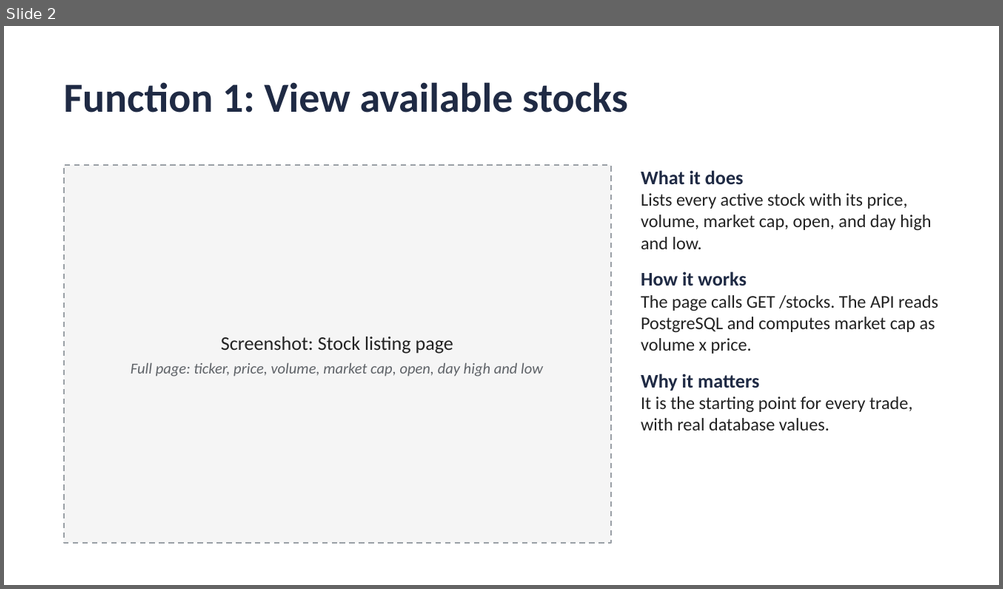
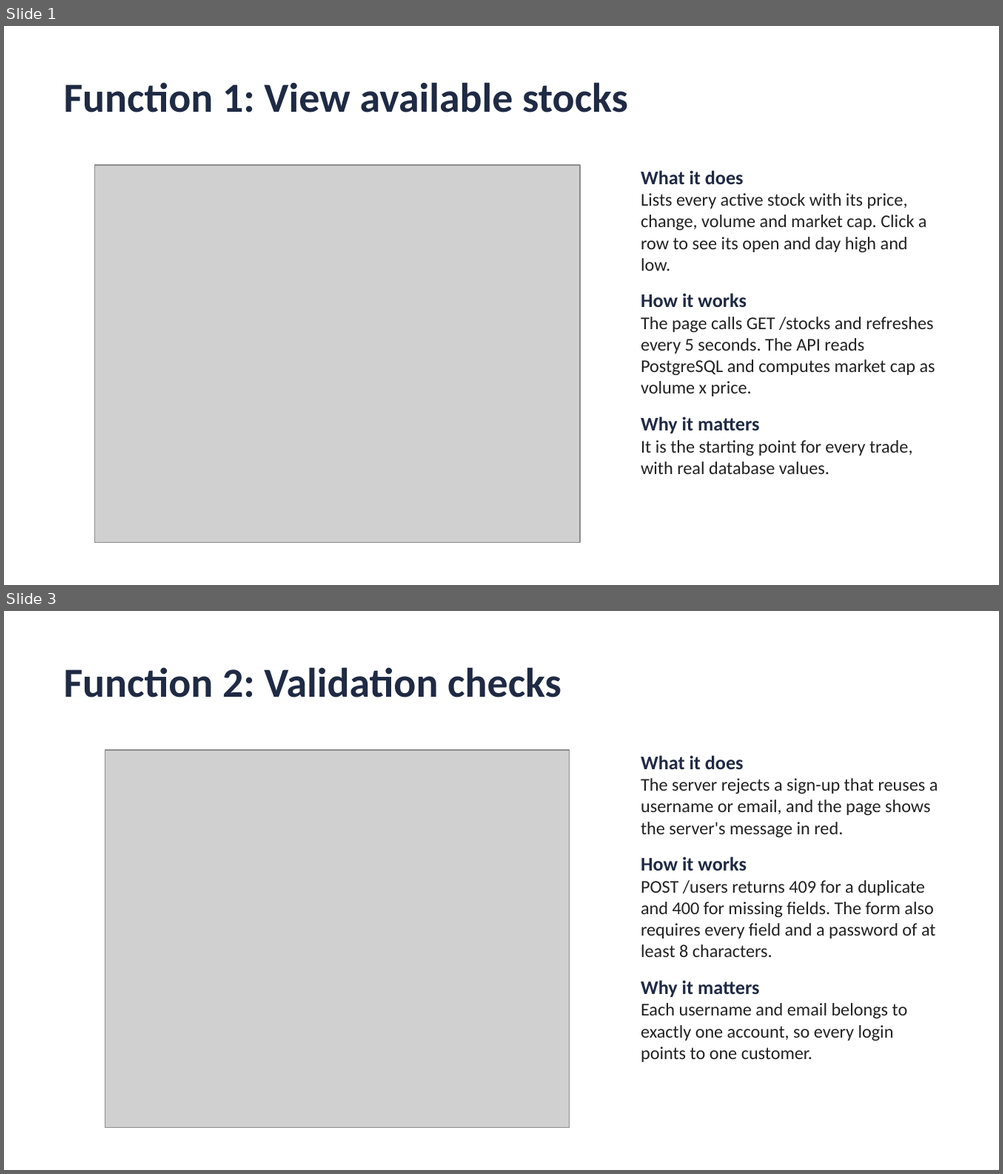
Before and after one commit to kish1212-ASU/IFT401_Capstone_Fall-2026, a slide deck: docs/mid-build/Mid Build Slides (Daniel).pptx. Shown one above the other, each under a label of ours: slide 2 before the commit, slides 1 and 3 after it; the slides between them are not shown. The pictures are 1003x589 and 1003x1174 pixels, drawn with LibreOffice and Linux fonts; fonts in the diff are those of the drawing; grey boxes stand for pictures. Boxes give left, top, right and bottom in pixels: in the first picture for what was removed or moved away, otherwise in the second. Text is boxed around its words. In the diff, an @@ line names an element or a change of style, - is before the commit and + after.

```diff
--- a/docs/mid-build/Mid Build Slides (Daniel).pptx
+++ b/docs/mid-build/Mid Build Slides (Daniel).pptx
@@ slide 3 added at (4, 611, 999, 1170), background #FFFFFF @@
@@ text added at (64, 667, 561, 698), 30 pt, text #1F2A44, bold @@
+Function 2: Validation checks
@@ picture added at (105, 750, 570, 1128) @@
@@ text added at (640, 755, 938, 1062), 13 pt, text #222222 @@
+What it does
+The server rejects a sign-up that reuses a username or email, and the page shows the server's message in red.
+How it works
+POST /users returns 409 for a duplicate and 400 for missing fields. The form also requires every field and a password of at least 8 characters.
+Why it matters
+Each username and email belongs to exactly one account, so every login points to one customer.
@@ what was slide 2 is now slide 1 @@
@@ slide 1 changed as well @@
@@ rectangle removed at (64, 165, 611, 543) @@
@@ picture added at (94, 165, 580, 543) @@
@@ text at (640, 193, 927, 271): text changed @@
-Lists every active stock with its price, volume, market cap, open, and day high and low.
+Lists every active stock with its price, change, volume and market cap. Click a row to see its open and day high and low.
@@ text at (640, 317, 935, 397): text changed @@
-The page calls GET /stocks. The API reads PostgreSQL and computes market cap as volume x price.
+The page calls GET /stocks and refreshes every 5 seconds. The API reads PostgreSQL and computes market cap as volume x price.
@@ text removed at (131, 337, 543, 377) @@
-Screenshot: Stock listing page
-Full page: ticker, price, volume, market cap, open, day high and low
```
Also in this commit, not shown: 1 other slide changed, 1 slide removed.
